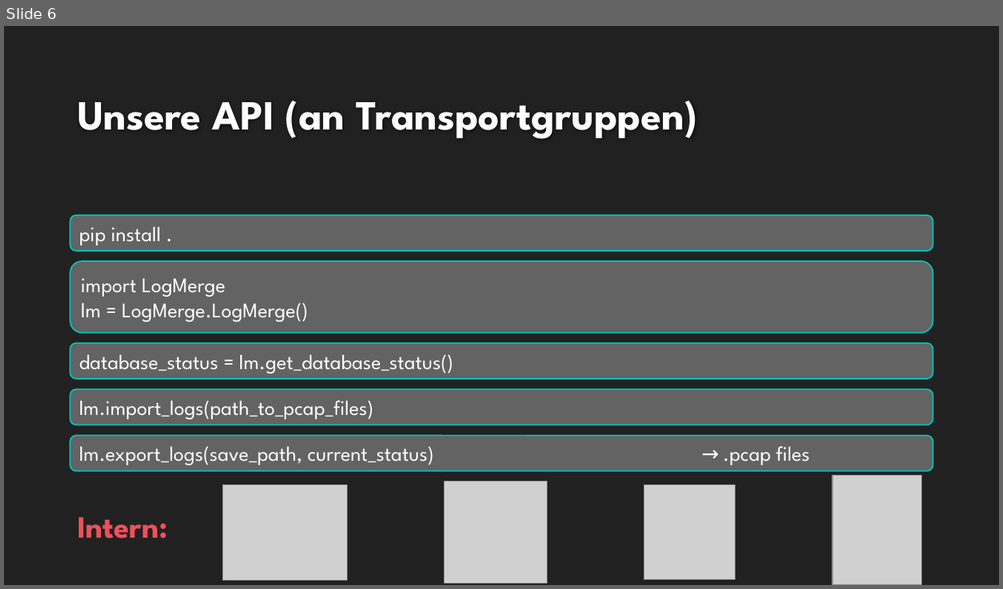
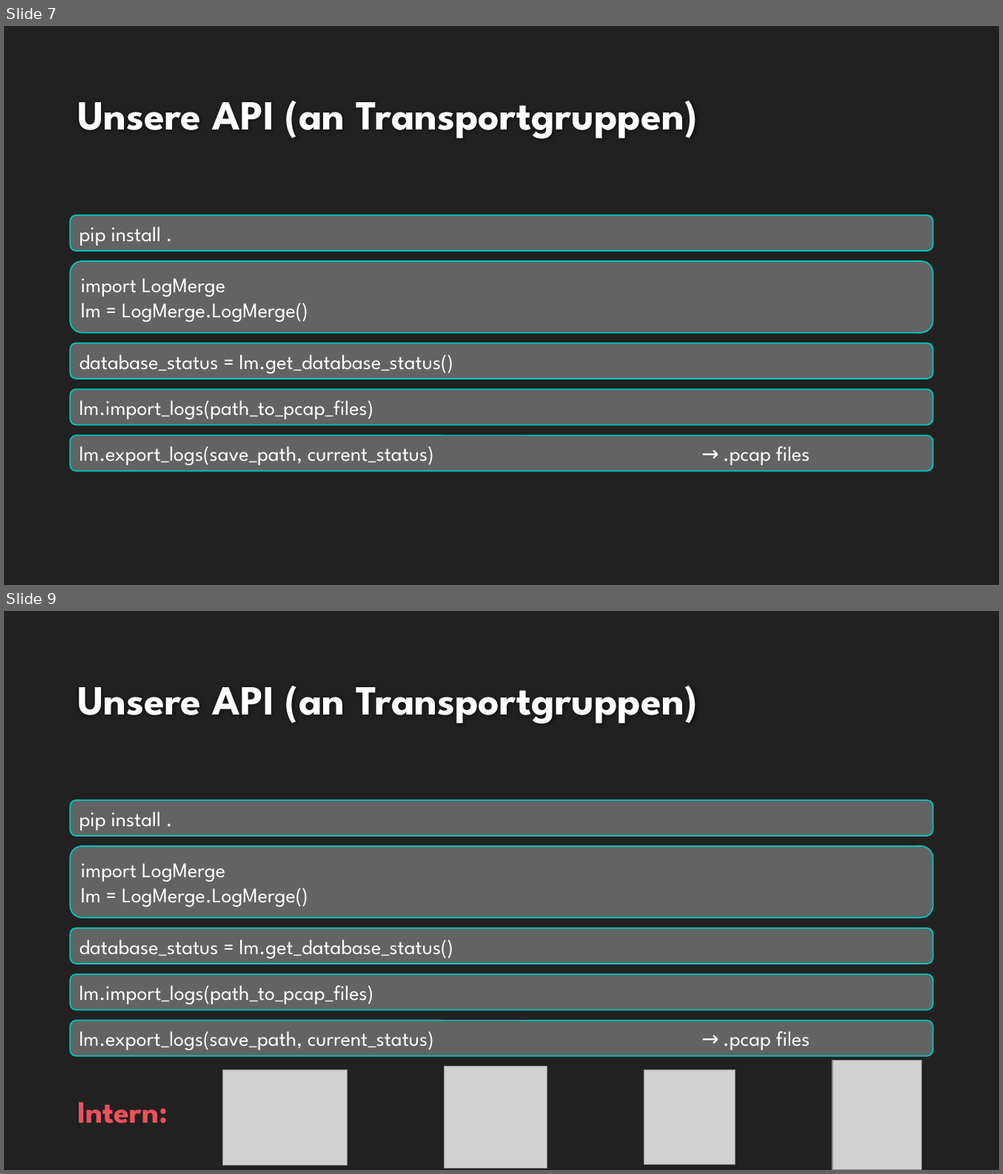
Before and after one commit to cn-uofbasel/BACnet, a slide deck: groups/04-logMerge/presentations/endpresentation.pptx. Shown one above the other, each under a label of ours: slide 6 before the commit, slides 7 and 9 after it; the slides between them are not shown. The pictures are 1003x589 and 1003x1174 pixels, drawn with LibreOffice and Linux fonts; fonts in the diff are those of the drawing; grey boxes stand for pictures; background and template pictures are left out. Boxes give left, top, right and bottom in pixels: in the first picture for what was removed or moved away, otherwise in the second. Text is boxed around its words. In the diff, an @@ line names an element or a change of style, - is before the commit and + after.

```diff
--- a/groups/04-logMerge/presentations/endpresentation.pptx
+++ b/groups/04-logMerge/presentations/endpresentation.pptx
@@ slide 7 added at box(4, 26, 999, 585), background #212121 @@
@@ title added at box(77, 101, 697, 139), 40 pt, text #FEFEFE, bold @@
+Unsere API (an Transportgruppen)
@@ rounded rectangle added at box(71, 215, 933, 251), fill #636363, outline #00C6BB 1.25 pt, 20 pt, text #FFFFFF @@
+pip install .
@@ rounded rectangle added at box(71, 261, 933, 332), fill #636363, outline #00C6BB 1.25 pt, 20 pt, text #FFFFFF @@
+import LogMerge
+lm = LogMerge.LogMerge()
@@ rounded rectangle added at box(71, 343, 933, 379), fill #636363, outline #00C6BB 1.25 pt, 20 pt, text #FFFFFF @@
+database_status = lm.get_database_status()
@@ rounded rectangle added at box(71, 389, 933, 425), fill #636363, outline #00C6BB 1.25 pt, 20 pt, text #FFFFFF @@
+lm.import_logs(path_to_pcap_files)
@@ rounded rectangle added at box(71, 436, 933, 471), fill #636363, outline #00C6BB 1.25 pt, 20 pt, text #FFFFFF @@
+lm.export_logs(save_path, current_status) → .pcap files
@@ what was slide 6 is now slide 9 @@
```
Also in this commit, not shown: 7 slides changed, 5 other slides added, 6 other files.
